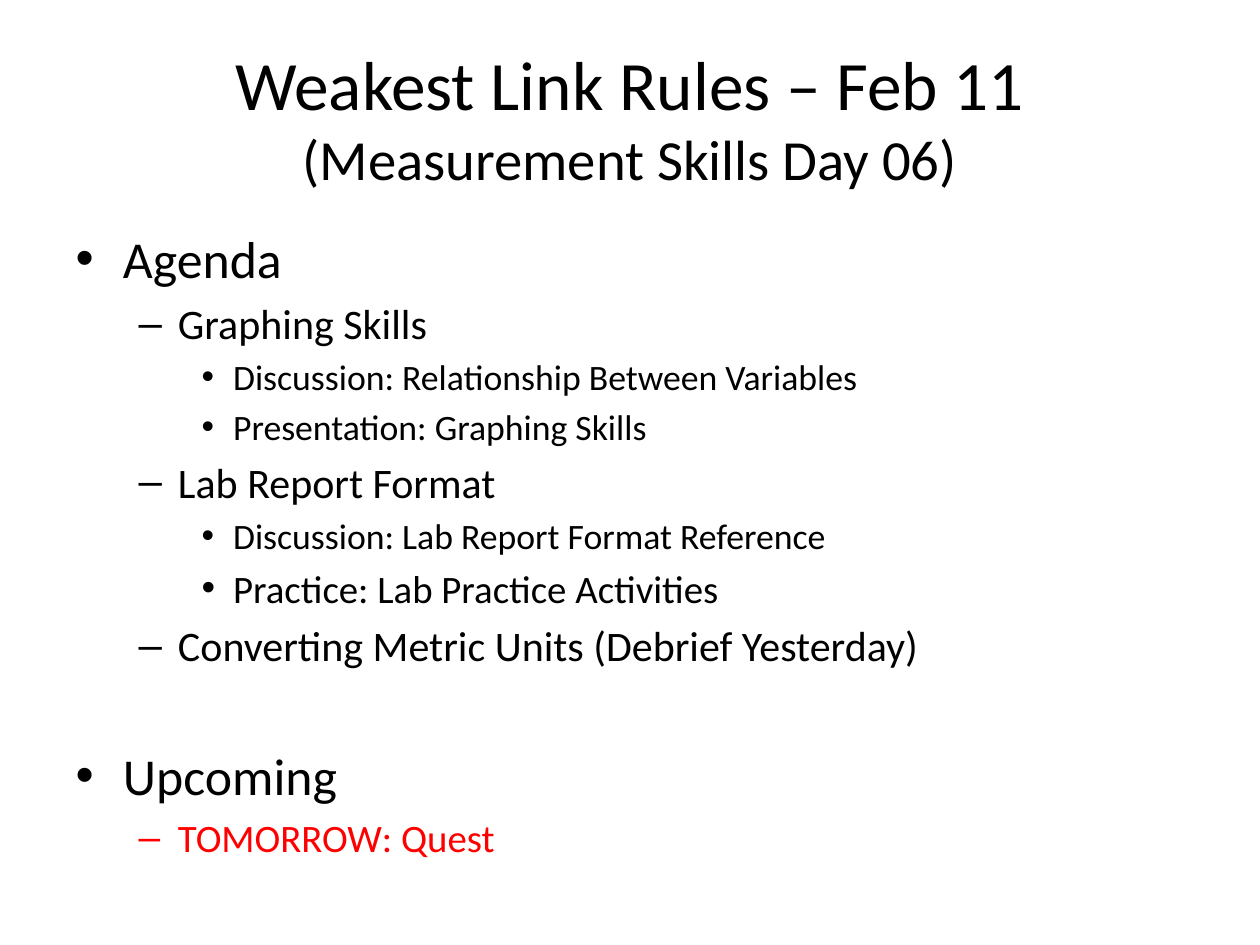
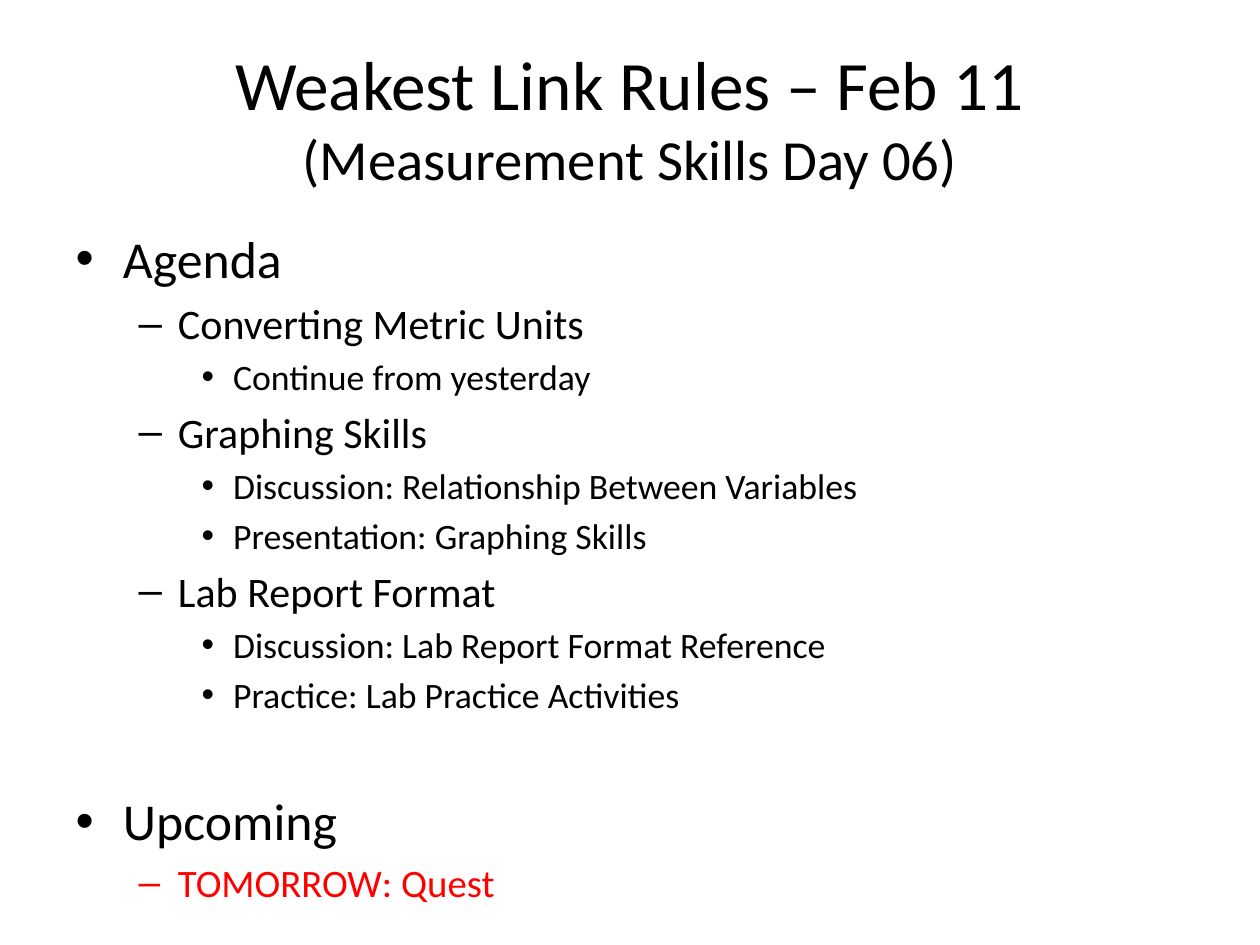
Before and after one commit to Greg5519/SPH3U0, a slide deck: slide 1 of Daily Agendas/Day02.2_VariablesAndRelationships.pptx. Drawn at 1260x945 pixels with LibreOffice and Linux fonts; fonts in the diff are those of the drawing. Boxes give left, top, right and bottom in pixels: in the first picture for what was removed or moved away, otherwise in the second. Text is boxed around its words. In the diff, an @@ line names an element or a change of style, - is before the commit and + after.

```diff
--- a/Daily Agendas/Day02.2_VariablesAndRelationships.pptx
+++ b/Daily Agendas/Day02.2_VariablesAndRelationships.pptx
@@ text at <box>178,310,591,396</box>: paragraphs added @@
+  – Converting Metric Units
+    • Continue from yesterday
@@ text at <box>178,630,918,669</box>: paragraph removed @@
-  – Converting Metric Units (Debrief Yesterday)
@@ text at <box>233,683,680,709</box>: size 22.2 to 20.4 pt in "Practice: Lab Practice Activities" @@
```
Also in this commit, not shown: 1 other file.
